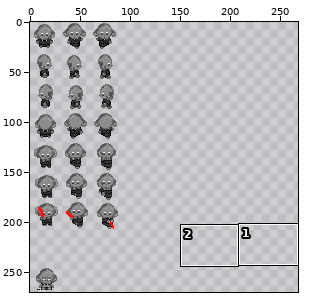
One commit to this sprite sheet: assets/sprites/topDownSprite/ai/MainAiFight.png. Above, an overview of the earlier version with the close-up marked.
Close-up. First the earlier version:
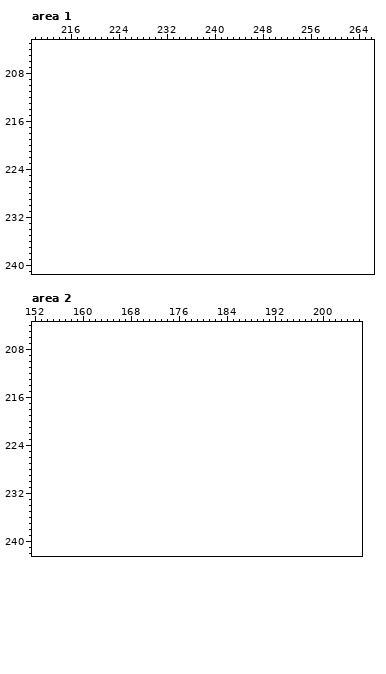
The file is 90x270 pixels. Colours within 5 levels of each other are drawn and written as one. Shown: area 1: x 210..266, y 203..241; area 2: x 152..206, y 204..242. The old version is drawn lined up with the new one, on the new canvas. The wide view leaves out empty margins. The commit also changed other parts of the picture, which this record leaves out.
Once edited:
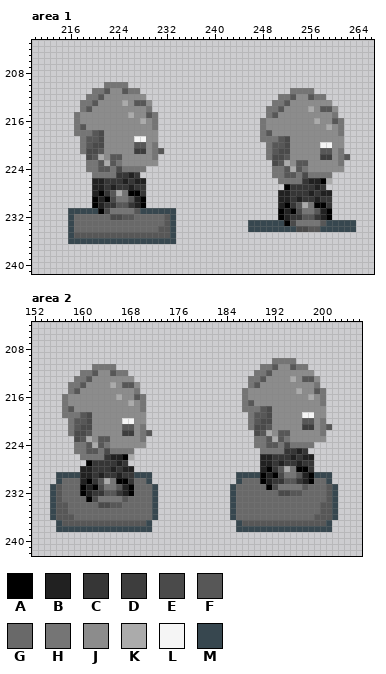
Palette (. is transparent): A #000000  B #212121  C #363636  D #3d3d3d  E #4a4a4a  F #575757  G #696969  H #757575  J #8c8c8c  K #ababab  L #f5f5f5  M #37474f
Difference:
canvas 90x270 -> 270x270
Changed rows in their new state; - is an unchanged pixel.
Area 1:
first column x 216:
210 ------HHHH--------------------------------------
211 ----HHFJJFHH-------------------------HHHH-------
212 ---HHFJJJJJJJ----------------------HHFJJFHH-----
213 --HHFJJJJKJFFJ--------------------HHFJJJJJJJ----
214 --HFJJJJJJJJJH-------------------HHFJJJJKJFFJ---
215 -HJJJJJJJJKJJFH------------------HFJJJJJJJJJH---
216 -HJJJJJJJJJJKJH-----------------HJJJJJJJJKJJFH--
217 -HFJJJJJJJJJJJH-----------------HJJJJJJJJJJKJH--
218 -HHHFEJJJJJJJJJ-----------------HFJJJJJJJJJJJH--
219 --HFFEJJJJJLLJJ-----------------HHHFEJJJJJJJJJ--
220 --HFEEJJJJJFFJH------------------HFFEJJJJJLLJJ--
221 --HEEFJJJJJDDJHF-----------------HFEEJJJJJFFJH--
222 ---EFKJFFJJJJJH------------------HEEFJJJJJDDJHF-
223 ---HHFKFHJJJJJJ-------------------EFKJFFJJJJJH--
224 ---HHFFHEHHHH---------------------HHFKFHJJJJJJ--
225 ----HHHHCCBC----------------------HHFFHEHHHH----
226 ----BBCCCBCBB----------------------HHHHCBBAK----
227 ----BBCBCCBCC-----------------------ACCCCBC-----
228 ----BACFKHAAC----------------------BBCCCBCBB----
229 ----ABAEHHFBA----------------------BBCBCCBCC----
230 ----ABCCFFCBA----------------------BACFKHAAC----
231 MMMMMAEHHHHFMMMMMM-----------------ABAEHHFBA----
232 MGGGGGGEEFFGGGGGFM-----------------ABCCFFCBA----
233 MGGGGGGGGGGGGGGGFM------------MMMMMMAEHHHHFMMMMM
234 MGGGGGGGGGGGGGGFFM------------MMMMMMMMEEFFMMMMMM
235 MFFFFFFFFFFFFFFFFM------------------------------
236 MMMMMMMMMMMMMMMMMM------------------------------
Area 2:
first column x 155:
210 -------------------------------------HHHH-------
211 -------HHHH------------------------HHFJJFHH-----
212 -----HHFJJFHH---------------------HHFJJJJJJJ----
213 ----HHFJJJJJJJ-------------------HHFJJJJKJFFJ---
214 ---HHFJJJJKJFFJ------------------HFJJJJJJJJJH---
215 ---HFJJJJJJJJJH-----------------HJJJJJJJJKJJFH--
216 --HJJJJJJJJKJJFH----------------HJJJJJJJJJJKJH--
217 --HJJJJJJJJJJKJH----------------HFJJJJJJJJJJJH--
218 --HFJJJJJJJJJJJH----------------HHHFEJJJJJJJJJ--
219 --HHHFEJJJJJJJJJ-----------------HFFEJJJJJLLJJ--
220 ---HFFEJJJJJLLJJ-----------------HFEEJJJJJFFJH--
221 ---HFEEJJJJJFFJH-----------------HEEFJJJJJDDJHF-
222 ---HEEFJJJJJDDJHF-----------------EFKJFFJJJJJH--
223 ----EFKJFFJJJJJH------------------HHFKFHJJJJJJ--
224 ----HHFKFHJJJJJJ------------------HHFFHEHHHH----
225 ----HHFFHEHHHH---------------------HHHHCCBC-----
226 -----HHHHCBBAK---------------------BBCCCBCBB----
227 ------ACCCCBC----------------------BBCBCCBCC----
228 -----BBCCCBCBB---------------------BACFKHAAC----
229 -MMMMBBCBCCBCCMMM--------------MMMMABAEHHFBAMMM-
230 -MGGGBACFKHAACGGM--------------MGGGABCCFFCBAGGM-
231 MFGGGABAEHHFBAGGGM------------MGGGGGAEHHHHFGGGFM
232 MFGGGABCCFFCBAGGGM------------MGGGGGGGEEFFGGGGFM
233 MFGGGGAEHHHHFGGGGM------------MGGGGGGGGGGGGGGGFM
234 MFFGGGGGEEFFGGGGGM------------MGGGGGGGGGGGGGGFFM
235 MFFGGGGGGGGGGGGGGM------------MGGGGGGGGGGGGGGFFM
236 MFFFGGGGGGGGGGGGGM------------MGGGGGGGGGGGGGFFFM
237 -MFFFFFFFFFFFFFFM--------------MFFFFFFFFFFFFFFM-
238 -MMMMMMMMMMMMMMMM--------------MMMMMMMMMMMMMMMM-
Boxes around the changes in both close-ups, in picture pixels (x1, y1, x2, y2):
added: (68, 82, 176, 244)
added: (248, 88, 356, 232)
added: (230, 358, 338, 532)
added: (50, 364, 158, 532)
